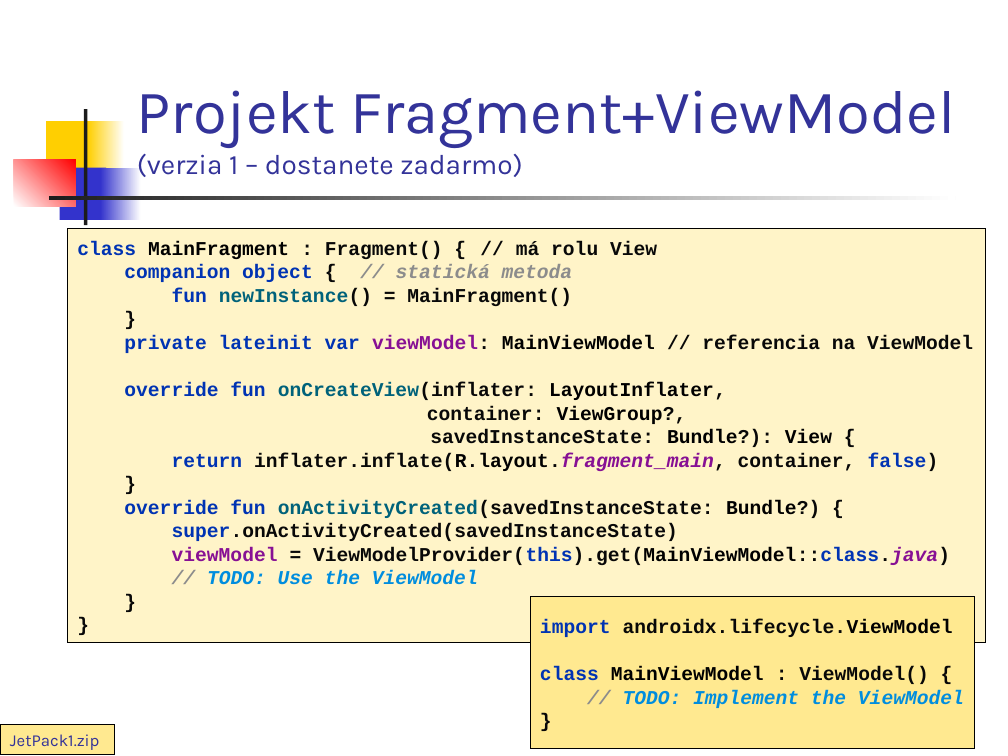
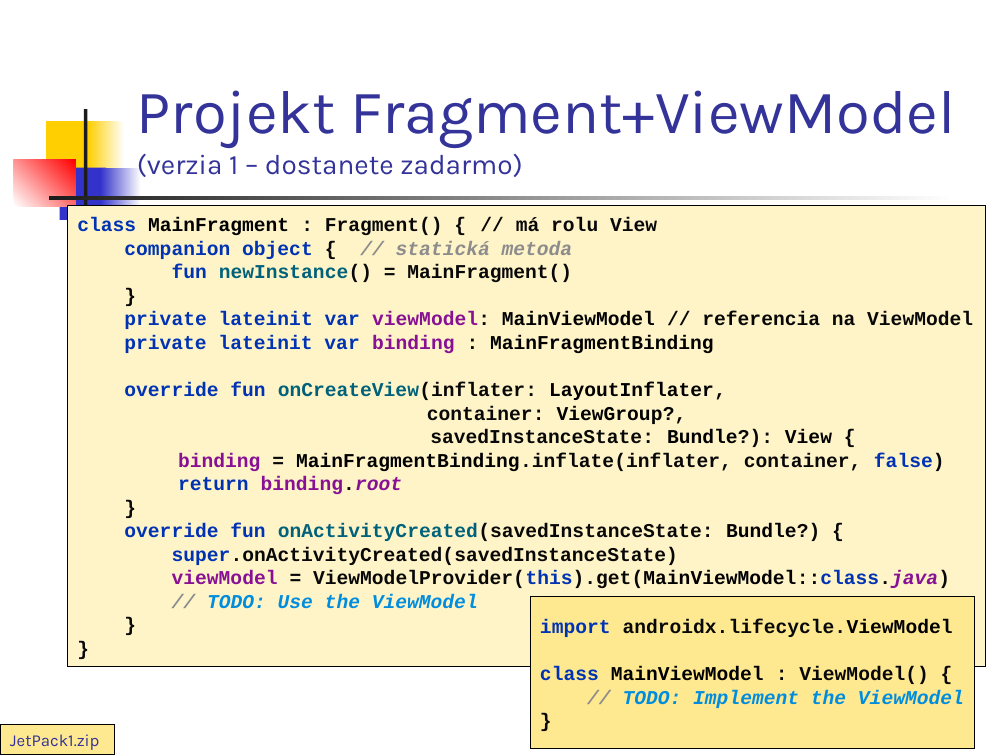
Before and after one commit to vmandro/Prednasky, a slide deck: slide 15 of 07/07_Android.ppt. Drawn at 1008x756 pixels with LibreOffice and Linux fonts; fonts in the diff are those of the drawing. Boxes give left, top, right and bottom in pixels: in the first picture for what was removed or moved away, otherwise in the second. Text is boxed around its words. In the diff, an @@ line names an element or a change of style, - is before the commit and + after.

```diff
--- a/07/07_Android.ppt
+++ b/07/07_Android.ppt
@@ rectangle "class MainFragment : Fragment() { ...": place and size @@
-rectangle "class MainFragment : Fragment() { ..." at (68, 229, 986, 643)
+rectangle "class MainFragment : Fragment() { ..." at (68, 205, 986, 666)
@@ text in rectangle at (124, 335, 714, 353): paragraph added @@
+private lateinit var binding : MainFragmentBinding
@@ text in rectangle at (124, 406, 950, 609): text changed @@
-container: ViewGroup?,
-savedInstanceState: Bundle?): View {
-return inflater.inflate(R.layout.fragment_main, container, false)
-}
-override fun onActivityCreated(savedInstanceState: Bundle?) {
-super.onActivityCreated(savedInstanceState)
-viewModel = ViewModelProvider(this).get(MainViewModel::class.java)
-// TODO: Use the ViewModel
-}
-}
+container: ViewGroup?,
+savedInstanceState: Bundle?): View {
+binding = MainFragmentBinding.inflate(inflater, container, false)
+return binding.root
+}
+override fun onActivityCreated(savedInstanceState: Bundle?) {
+super.onActivityCreated(savedInstanceState)
+viewModel = ViewModelProvider(this).get(MainViewModel::class.java)
+// TODO: Use the ViewModel
+}
+}
```
Also in this commit, not shown: 4 other slides changed, 2 other files.
